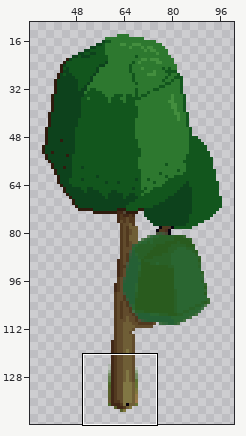
Edited in one commit: sprite sheet (assets/graphics/tree.png). Above: a wide view before the commit, with the close-up outlined.
Close-up. Old version:
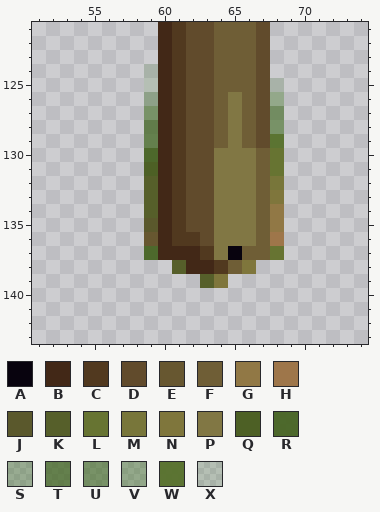
The file is 128x146 pixels. Pixels under 10% opacity are left out. Colours within 5 levels of each other are drawn and written as one. Shown: x 51..74, y 121..143. The wide view leaves out empty margins. The commit also changed other parts of the picture, which this record leaves out.
Palette (. is transparent): A #08030e  B #422817  C #51391f  D #614b2c  E #675730  F #6f5e36  G #917845  H #9e764a  J #5a582c  K #565f2a  L #677432  M #78763a  N #7f763c  P #817744  Q #4d6025  R #476424f3  S #376c1d5a  T #426722c0  U #406b2199  V #3d702066  W #56702bf3  X #30701b27
The same view after the edit:
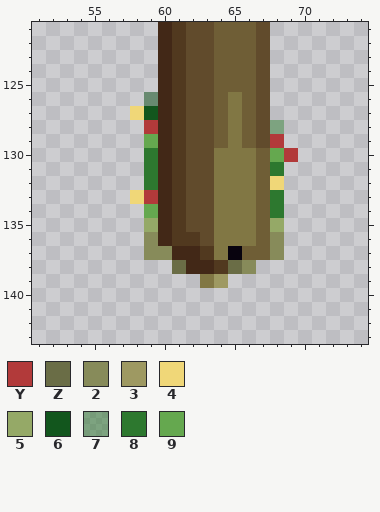
Colours new in this view: Y #b23a3a  Z #6a6d46  2 #878b5a  3 #9e9962  4 #f0d778  5 #95a967  6 #12561d  7 #2d782f7f  8 #2d782f  9 #65a84f
Diff:
colour S: #376c1d5a -> #12561d7f
y 124: x 59 X -> .
y 125: x 59 X -> .; x 68 X -> .
y 126: x 68 V -> .
y 127: x 58..59 .U -> 46; x 68 U -> .
y 128: x 59 T -> Y; x 68 U -> 7
y 129: x 59 T -> 9; x 68 W -> Y
y 130: x 59 R -> 8; x 68..69 L. -> 9Y
y 131: x 59 Q -> 8; x 68 L -> 8
y 132: x 59 K -> 8; x 68 M -> 4
y 133: x 58..59 .K -> 4Y; x 68 N -> 8
y 134: x 59 K -> 9; x 68 G -> 8
y 135: x 59 J -> 5; x 68 G -> 5
y 136: x 59 E -> 2; x 68 H -> 2
y 137: x 59..60 RB -> 22; x 68 L -> 2
y 138: x 61 K -> Z; x 65..66 FN -> Z2
y 139: x 63..64 KN -> P3
Pixel boxes of the changes (left, top, right, bottom) in both close-ups:
changed: (130, 64, 298, 288)
